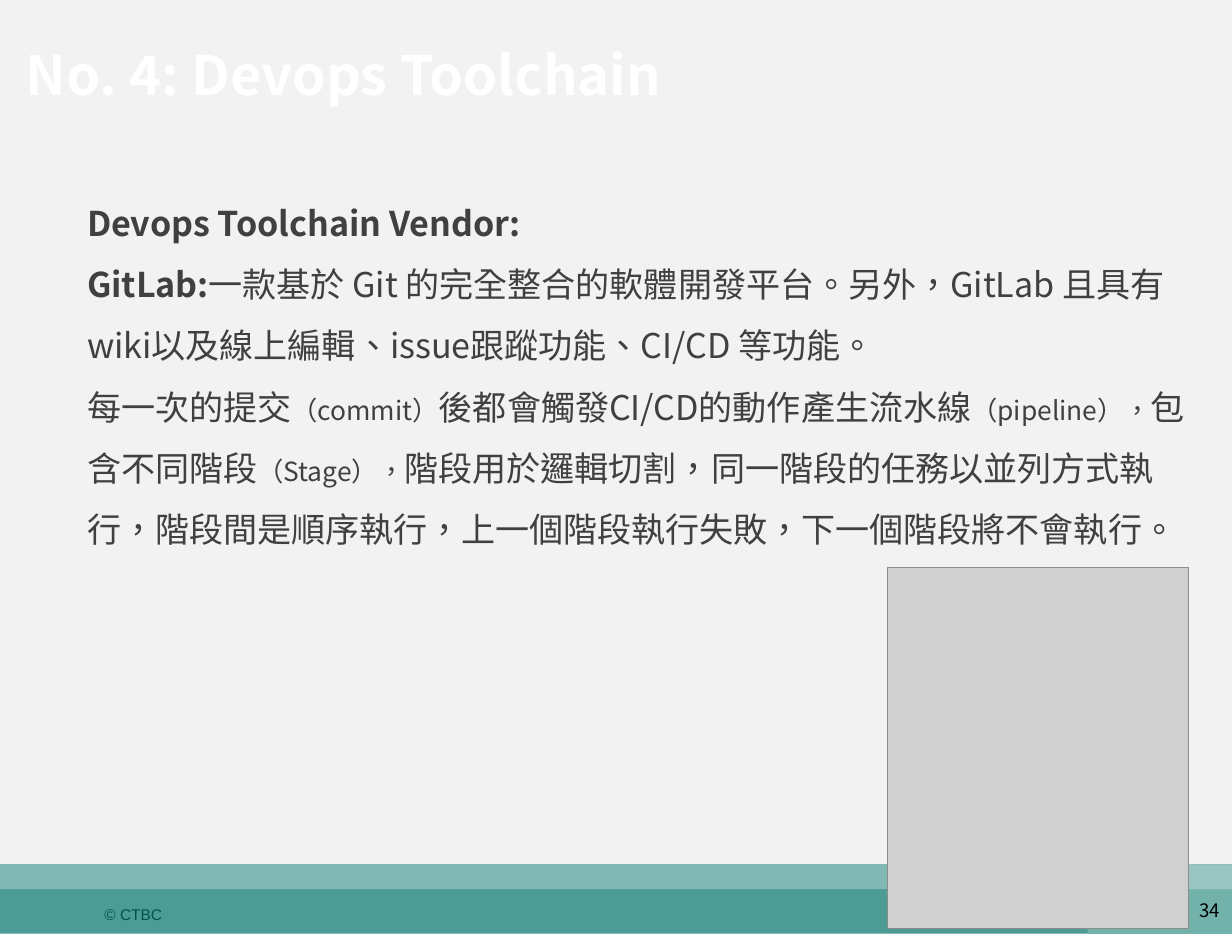
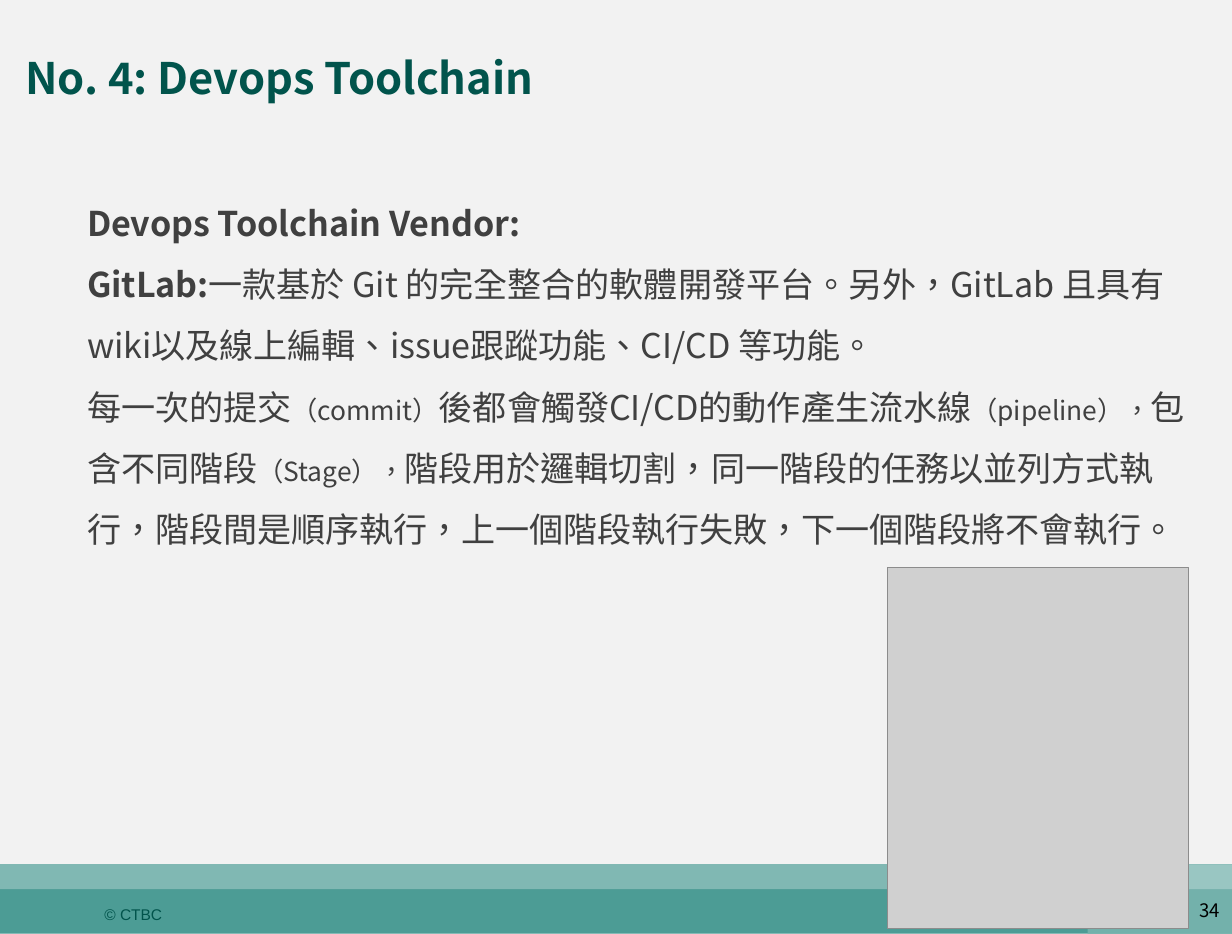
Before and after one commit to shaven105/duh, a slide deck: slide 34 of QQ2.pptx. Drawn at 1232x934 pixels with LibreOffice and Linux fonts; fonts in the diff are those of the drawing; grey boxes stand for pictures. Boxes give left, top, right and bottom in pixels: in the first picture for what was removed or moved away, otherwise in the second. Text is boxed around its words. In the diff, an @@ line names an element or a change of style, - is before the commit and + after.

```diff
--- a/QQ2.pptx
+++ b/QQ2.pptx
@@ title added at (x1=25, y1=59, x2=534, y2=104), 28 pt, text #01544C, bold @@
+No. 4: Devops Toolchain
```
Also in this commit, not shown: 11 other slides changed.
